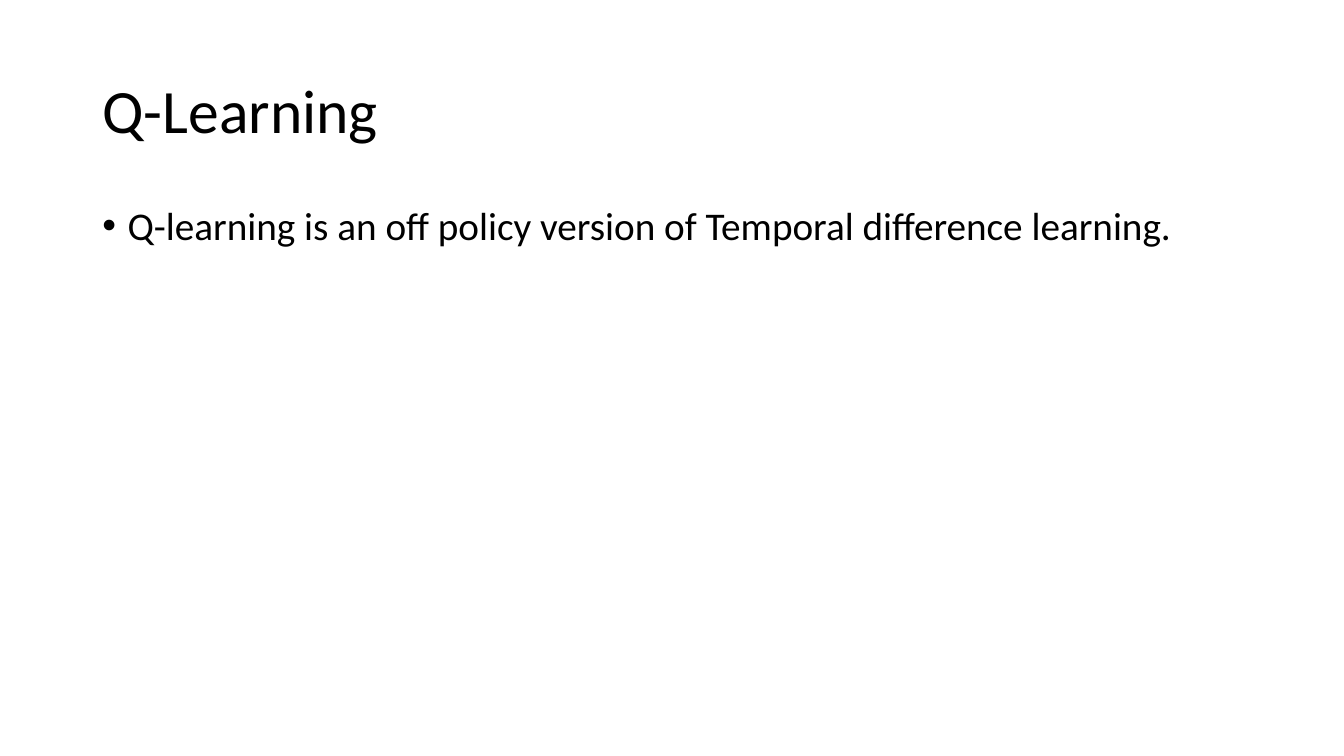
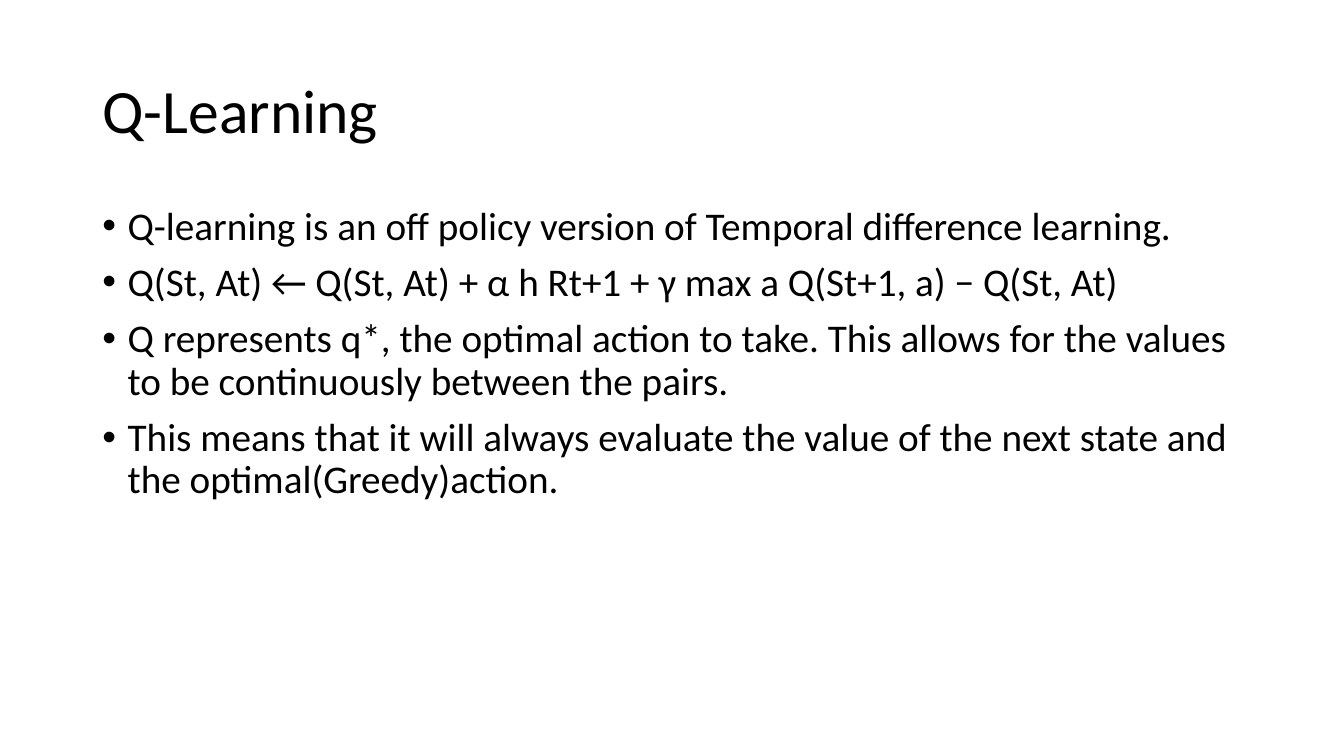
Before and after one commit to eoghan96/Reinforcement-Learning-with-Games, a slide deck: slide 7 of Documents/Presentation Slides.pptm. Drawn at 1344x756 pixels with LibreOffice and Linux fonts; fonts in the diff are those of the drawing. Boxes give left, top, right and bottom in pixels: in the first picture for what was removed or moved away, otherwise in the second. Text is boxed around its words. In the diff, an @@ line names an element or a change of style, - is before the commit and + after.

```diff
--- a/Documents/Presentation Slides.pptm
+++ b/Documents/Presentation Slides.pptm
@@ text at (128,267,1227,500): paragraphs added @@
+• Q(St, At) ← Q(St, At) + α h Rt+1 + γ max a Q(St+1, a) − Q(St, At)
+• Q represents q*, the optimal action to take. This allows for the values to be continuously between the pairs.
+• This means that it will always evaluate the value of the next state and the optimal(Greedy)action.
```
